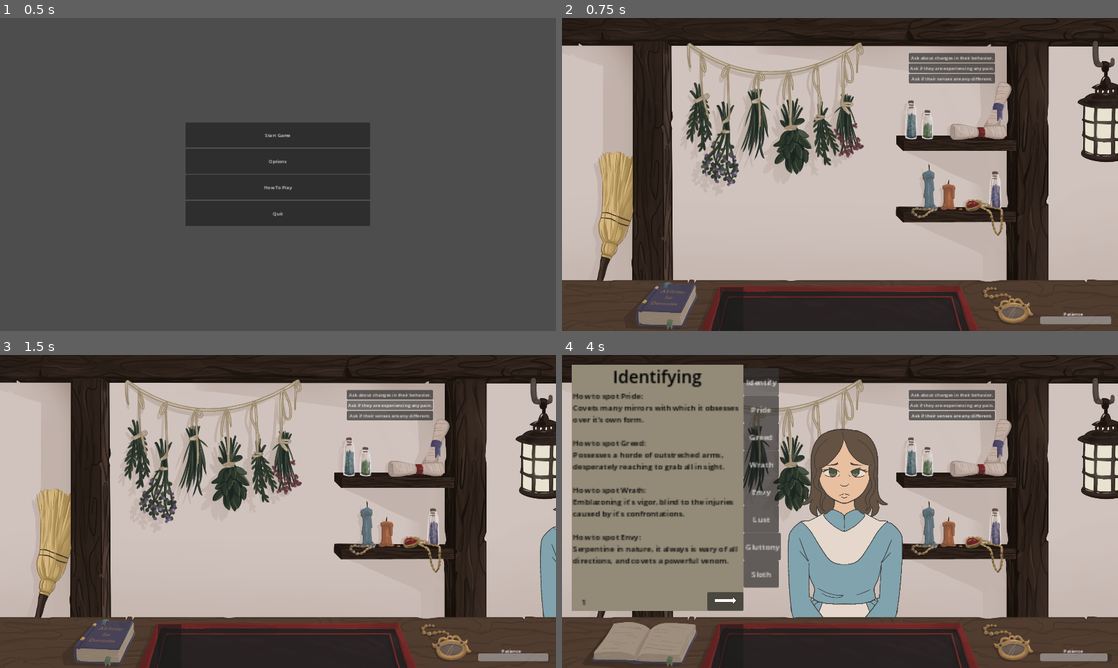
Above: before the commit, frames 1-4 (two rows, left to right).
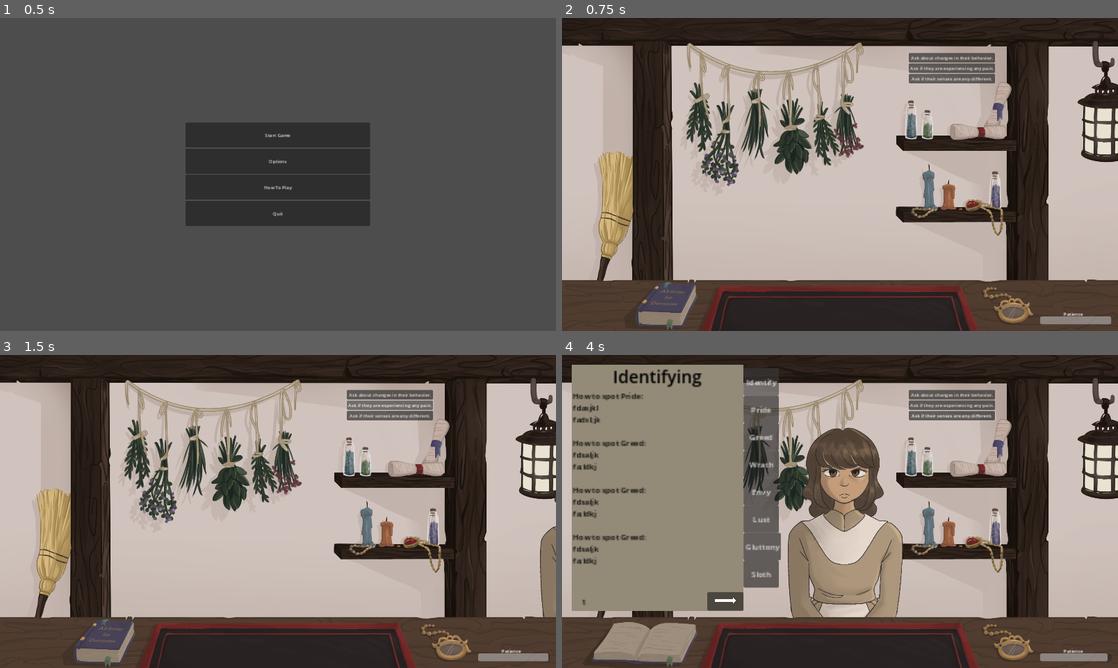
Above: after the commit, the same moments.

Repository: jkostello/Pirate-Software-Jam-15
Game: Godot game, scene res://UI/title_screen.tscn
Same seed, same stepped clock (60 frames per second), same inputs: the game is played once before the commit and once after it. The engine's default icon, where the game draws it, is replaced by a stand-in: a white triangle on a blue panel in a dark square.
Inputs (mouse positions are in pixels of both pictures, inside the frame that each line leads up to):
- Up to frame 1 (0.5 s): no input
- Up to frame 2 (0.75 s): click "Start Game" at 0.5 s
- Up to frame 3 (1.5 s): click "Ask if they are experiencing …" at 1.25 s
- Up to frame 4 (4 s): click "Ask if their senses are any d…" at 2 s; click (650, 639) at 2.75 s; click "Identify" at 3.5 s

Frame 1 is identical in both runs. In frame 2, 0.1% of the frame differs, in the area x 28-33%, y 86-100%; in frame 3, 0.8%; in frame 4, 8.8%, in the area x 2-62%, y 15-100%.

Commit message:
customer sprite updates

Diff:
--- a/Book/book.tscn
+++ b/Book/book.tscn
@@ -101,7 +101,6 @@
 
 [node name="PageDemon1" type="Control" parent="MarginContainer/Control/Pages"]
 unique_name_in_owner = true
-visible = false
 layout_mode = 1
 anchors_preset = 15
 anchor_right = 1.0
@@ -134,59 +133,67 @@
 offset_right = -1.0
 theme = ExtResource("2_a7gt4")
 text = "How to spot Pride:
-Covets many mirrors with which it obsesses over it's own form.
+fdasjkl
+fadsl;jk
 
 How to spot Greed:
-Possesses a horde of outstreched arms, desperately reaching to grab all in sight.
-
-How to spot Wrath:
-Emblazoning it's vigor, blind to the injuries caused by it's confrontations.
-
-How to spot Envy:
-Serpentine in nature, it always is wary of all directions, and covets a powerful venom.
+fdsaljk
+fa;ldkj
+
+How to spot Greed:
+fdsaljk
+fa;ldkj
+
+How to spot Greed:
+fdsaljk
+fa;ldkj"
+
+[node name="PageDemon2" type="Control" parent="MarginContainer/Control/Pages"]
+unique_name_in_owner = true
+visible = false
+layout_mode = 1
+anchors_preset = 15
+anchor_right = 1.0
+anchor_bottom = 1.0
+grow_horizontal = 2
+grow_vertical = 2
+theme = ExtResource("2_a7gt4")
+
+[node name="Label" type="Label" parent="MarginContainer/Control/Pages/PageDemon2"]
+layout_mode = 1
+anchors_preset = -1
+anchor_right = 1.0
+anchor_bottom = 0.098
+offset_bottom = 37.828
+grow_horizontal = 2
+theme = ExtResource("2_a7gt4")
+theme_override_font_sizes/font_size = 35
+text = "Identifying"
+horizontal_alignment = 1
+
+[node name="RichTextLabel" type="RichTextLabel" parent="MarginContainer/Control/Pages/PageDemon2"]
+layout_mode = 1
+anchors_preset = -1
+anchor_left = 0.006
+anchor_top = 0.102
+anchor_right = 1.0
+anchor_bottom = 1.0
+offset_left = -0.106
+offset_top = -0.204002
+offset_right = -1.0
+theme = ExtResource("2_a7gt4")
+text = "How to spot Greed:
+fdsaljk
+fa;ldkj
+
+How to spot Greed:
+fdsaljk
+fa;ldkj
+
+How to spot Greed:
+fdsaljk
+fa;ldkj
 "
-
-[node name="PageDemon2" type="Control" parent="MarginContainer/Control/Pages"]
-unique_name_in_owner = true
-layout_mode = 1
-anchors_preset = 15
-anchor_right = 1.0
-anchor_bottom = 1.0
-grow_horizontal = 2
-grow_vertical = 2
-theme = ExtResource("2_a7gt4")
-
-[node name="Label" type="Label" parent="MarginContainer/Control/Pages/PageDemon2"]
-layout_mode = 1
-anchors_preset = -1
-anchor_right = 1.0
-anchor_bottom = 0.098
-offset_bottom = 37.828
-grow_horizontal = 2
-theme = ExtResource("2_a7gt4")
-theme_override_font_sizes/font_size = 35
-text = "Identifying"
-horizontal_alignment = 1
-
-[node name="RichTextLabel" type="RichTextLabel" parent="MarginContainer/Control/Pages/PageDemon2"]
-layout_mode = 1
-anchors_preset = -1
-anchor_left = 0.006
-anchor_top = 0.102
-anchor_right = 1.0
-anchor_bottom = 1.0
-offset_left = -0.106
-offset_top = -0.204002
-offset_right = -1.0
-theme = ExtResource("2_a7gt4")
-text = "How to spot Lust:
-Caprine in nature, with a sultry demeanor. It tempts people in before entrapping them.
-
-How to spot Gluttony:
-With it's gaping twin maws, and sagging flesh, it ambles forth to steadly devour all.
-
-How to spot Sloth:
-Long, spindly limbs that seem to always hang, weighed by a prisoner's shackle."
 
 [node name="PagePride1" type="Control" parent="MarginContainer/Control/Pages"]
 unique_name_in_owner = true
--- a/Customers/customer.tscn
+++ b/Customers/customer.tscn
@@ -1,19 +1,24 @@
-[gd_scene load_steps=35 format=3 uid="uid://cxuh21ps5372b"]
+[gd_scene load_steps=40 format=3 uid="uid://cxuh21ps5372b"]
 
 [ext_resource type="Script" path="res://Customers/customer.gd" id="1_c24f8"]
 [ext_resource type="Texture2D" uid="uid://ccnu2at4v32r1" path="res://Customers/magnifying_glass.png" id="3_0ioue"]
 [ext_resource type="Texture2D" uid="uid://cnriyu1i7383u" path="res://Customers/temp_sinner.png" id="3_11p8t"]
-[ext_resource type="Texture2D" uid="uid://bs1218qv7rw6w" path="res://Customers/IMG_0897.png" id="3_yyxea"]
-[ext_resource type="Texture2D" uid="uid://cd3oqiw15khrg" path="res://Customers/IMG_0898.png" id="4_ilvet"]
+[ext_resource type="Texture2D" uid="uid://bewkj2wwdjt4j" path="res://Customers/IMG_0941.png" id="4_fpa44"]
 [ext_resource type="Texture2D" uid="uid://cffadi21pacuu" path="res://Customers/CircleMask.png" id="4_rmftt"]
 [ext_resource type="Script" path="res://Customers/magnifying_glass.gd" id="4_wumt6"]
-[ext_resource type="Texture2D" uid="uid://byxjgveguhmqb" path="res://Customers/IMG_0899.png" id="5_gei3y"]
-[ext_resource type="Texture2D" uid="uid://biu7in33lt8rd" path="res://Customers/IMG_0901.png" id="6_buof8"]
-[ext_resource type="Texture2D" uid="uid://b3thof0owek3r" path="res://Customers/IMG_0902.png" id="7_bxhp0"]
-[ext_resource type="Texture2D" uid="uid://fih3rd4182ud" path="res://Customers/IMG_0903.png" id="8_ohwen"]
+[ext_resource type="Texture2D" uid="uid://cp77b1wnghncu" path="res://Customers/IMG_0942.png" id="5_yhqax"]
+[ext_resource type="Texture2D" uid="uid://bwci7shmso0f2" path="res://Customers/IMG_0943.png" id="6_06ihw"]
+[ext_resource type="Texture2D" uid="uid://c5agt1ig2y1ss" path="res://Customers/IMG_0944.png" id="7_4cb3k"]
+[ext_resource type="Texture2D" uid="uid://c6ufm721x34d0" path="res://Customers/IMG_0945.png" id="8_44s4r"]
 [ext_resource type="PackedScene" uid="uid://c8ln02ahufb58" path="res://UI/textbox.tscn" id="8_tqw30"]
+[ext_resource type="Texture2D" uid="uid://ucr58mgr5c65" path="res://Customers/IMG_0946.png" id="9_up5y0"]
+[ext_resource type="Texture2D" uid="uid://ch0qnp2qbm1ir" path="res://Customers/IMG_0947.png" id="10_bujt8"]
+[ext_resource type="Texture2D" uid="uid://dux5mnjoqktc7" path="res://Customers/IMG_0948.png" id="11_02o15"]
+[ext_resource type="Texture2D" uid="uid://bs6guejacjdny" path="res://Customers/IMG_0950.png" id="12_yfe0p"]
 [ext_resource type="Texture2D" uid="uid://b2syojim7utjd" path="res://Customers/creatures/Envy.png" id="13_65dng"]
+[ext_resource type="Texture2D" uid="uid://chysv231n4hjg" path="res://Customers/IMG_0951.png" id="13_ctk0p"]
 [ext_resource type="Texture2D" uid="uid://dl3nksili2naf" path="res://Customers/creatures/Gluttony.png" id="14_153hx"]
+[ext_resource type="Texture2D" uid="uid://dlfpbvdi0at6w" path="res://Customers/IMG_0952.png" id="14_mgcc6"]
 [ext_resource type="Texture2D" uid="uid://jj4k3yh57o4e" path="res://Customers/creatures/Greed.png" id="15_by0jy"]
 [ext_resource type="Texture2D" uid="uid://b2ruv24gfww1o" path="res://Customers/creatures/Lust.png" id="16_8o6r0"]
 [ext_resource type="Texture2D" uid="uid://c8pv7ruo1ehoj" path="res://Customers/creatures/Pride.png" id="17_mvboc"]
@@ -24,24 +29,39 @@
 animations = [{
 "frames": [{
 "duration": 1.0,
-"texture": ExtResource("3_yyxea")
-}, {
-"duration": 1.0,
-"texture": ExtResource("4_ilvet")
-}, {
-"duration": 1.0,
-"texture": ExtResource("5_gei3y")
-}, {
-"duration": 1.0,
-"texture": ExtResource("6_buof8")
-}, {
-"duration": 1.0,
-"texture": ExtResource("7_bxhp0")
-}, {
-"duration": 1.0,
-"texture": ExtResource("8_ohwen")
+"texture": ExtResource("4_fpa44")
+}, {
+"duration": 1.0,
+"texture": ExtResource("5_yhqax")
+}, {
+"duration": 1.0,
+"texture": ExtResource("6_06ihw")
+}, {
+"duration": 1.0,
+"texture": ExtResource("7_4cb3k")
+}, {
+"duration": 1.0,
+"texture": ExtResource("8_44s4r")
+}, {
+"duration": 1.0,
+"texture": ExtResource("9_up5y0")
+}, {
+"duration": 1.0,
+"texture": ExtResource("10_bujt8")
+}, {
+"duration": 1.0,
+"texture": ExtResource("11_02o15")
+}, {
+"duration": 1.0,
+"texture": ExtResource("12_yfe0p")
+}, {
+"duration": 1.0,
+"texture": ExtResource("13_ctk0p")
+}, {
+"duration": 1.0,
+"texture": ExtResource("14_mgcc6")
 }],
-"loop": true,
+"loop": false,
 "name": &"default",
 "speed": 5.0
 }]
@@ -210,6 +230,8 @@
 clip_children = 2
 position = Vector2(2400, 675)
 sprite_frames = SubResource("SpriteFrames_1su1w")
+frame = 4
+frame_progress = 0.0437281
 
 [node name="Sweat" type="GPUParticles2D" parent="Customer"]
 visible = false
--- a/UI/main_screen.tscn
+++ b/UI/main_screen.tscn
@@ -405,9 +405,9 @@
 anchor_top = 1.0
 anchor_bottom = 1.0
 offset_left = 545.0
-offset_top = -152.0
+offset_top = 928.0
 offset_right = 626.0
-offset_bottom = 928.0
+offset_bottom = 2008.0
 grow_vertical = 0
 focus_mode = 0
 text = "Switch"
Binary file removed: Customers/IMG_0897.png
Binary file removed: Customers/IMG_0898.png
Binary file removed: Customers/IMG_0899.png
Binary file removed: Customers/IMG_0901.png
Binary file removed: Customers/IMG_0902.png
Binary file removed: Customers/IMG_0903.png
Binary file added: Customers/IMG_0941.png
Not shown, changed: Customers/IMG_0941.png.import
Binary file added: Customers/IMG_0942.png
Not shown, changed: Customers/IMG_0942.png.import
Binary file added: Customers/IMG_0943.png
Not shown, changed: Customers/IMG_0943.png.import
(and 17 more such lines)
